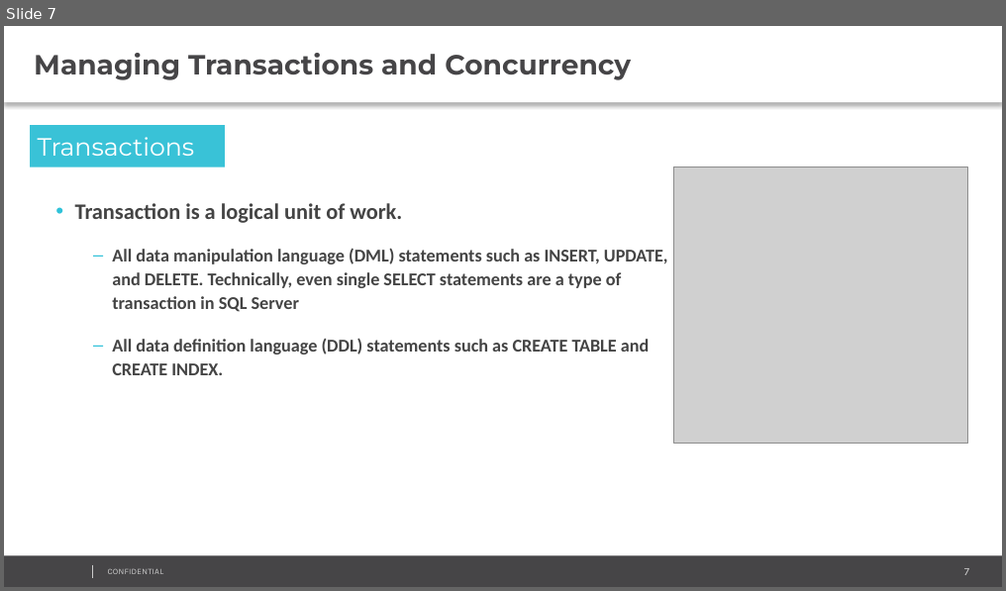
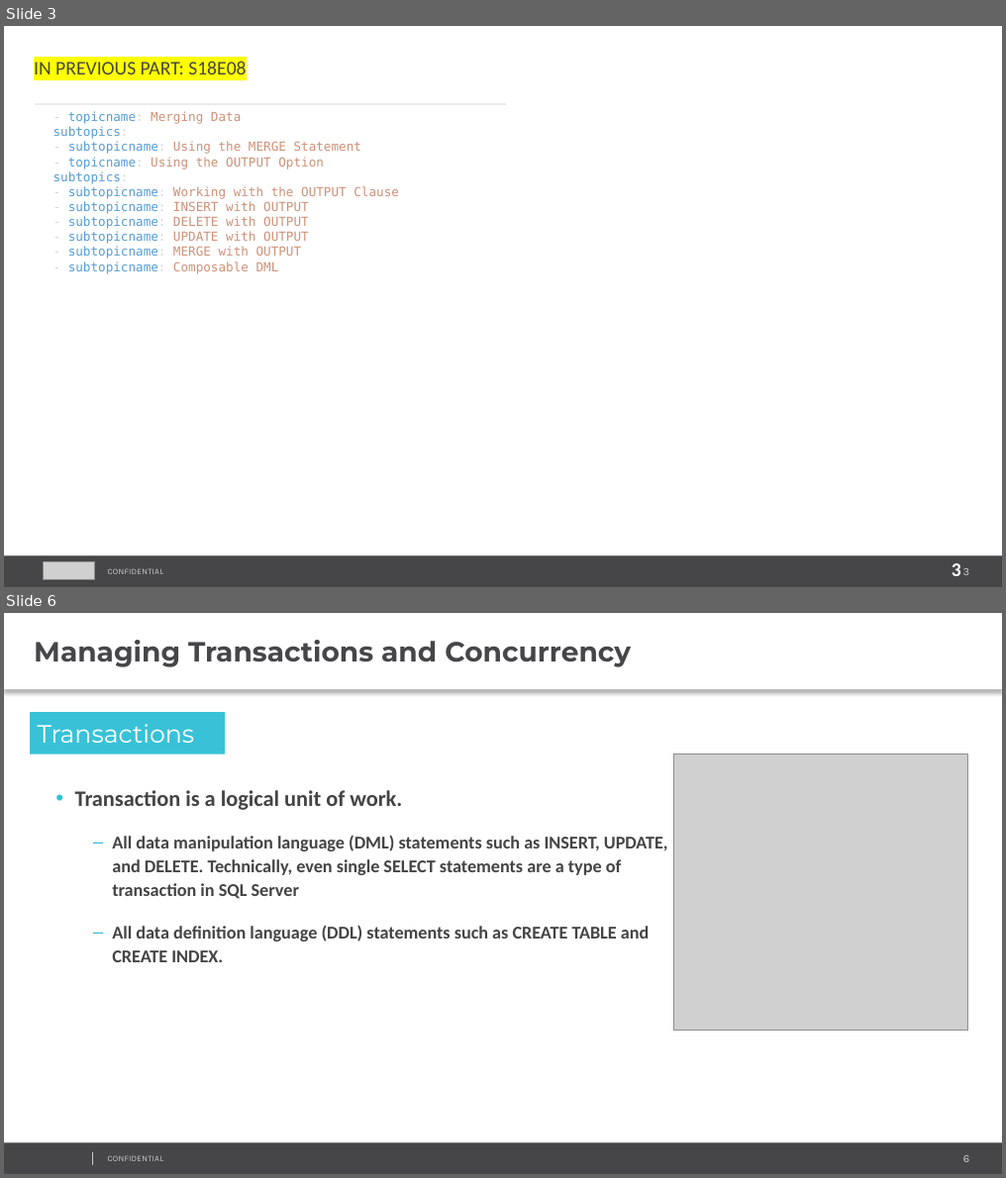
Before and after one commit to AndreyQC/MSBI.Lab, a slide deck: MSBI.Lecture.09/MSBI.Dev.S19E09.pptx. Shown one above the other, each under a label of ours: slide 7 before the commit, slides 3 and 6 after it; the slides between them are not shown. The pictures are 1006x591 and 1006x1178 pixels, drawn with LibreOffice and Linux fonts; fonts in the diff are those of the drawing; grey boxes stand for pictures; background and template pictures are left out. Boxes give left, top, right and bottom in pixels: in the first picture for what was removed or moved away, otherwise in the second. Text is boxed around its words. In the diff, an @@ line names an element or a change of style, - is before the commit and + after.

```diff
--- a/MSBI.Lecture.09/MSBI.Dev.S19E09.pptx
+++ b/MSBI.Lecture.09/MSBI.Dev.S19E09.pptx
@@ slide 3 added at <box>4,26,1002,587</box>, background #FFFFFF; not listed: 4 template elements that a slide beside it also shows @@
@@ text added at <box>34,61,246,75</box>, 14 pt, text #464547 @@
+IN PREVIOUS PART: S18E08
@@ line added from (34, 104) to (506, 104), #EBEBEB 1.5 pt @@
@@ text added at <box>54,111,399,274</box>, 9 pt, text #CE9178 @@
+- topicname: Merging Data
+subtopics:
+- subtopicname: Using the MERGE Statement
+- topicname: Using the OUTPUT Option
+subtopics:
+- subtopicname: Working with the OUTPUT Clause
+- subtopicname: INSERT with OUTPUT
+- subtopicname: DELETE with OUTPUT
+- subtopicname: UPDATE with OUTPUT
+- subtopicname: MERGE with OUTPUT
+- subtopicname: Composable DML
@@ picture added at <box>43,562,94,579</box> @@
@@ text added at <box>963,569,970,575</box>, 14 pt, text #FFFFFF, bold @@
+3
@@ what was slide 7 is now slide 6 @@
@@ page number at <box>963,1156,969,1162</box>: text changed @@
-7
+6
```
Also in this commit, not shown: 9 slides changed, 5 other slides added, 4 slides removed, 20 other files.
